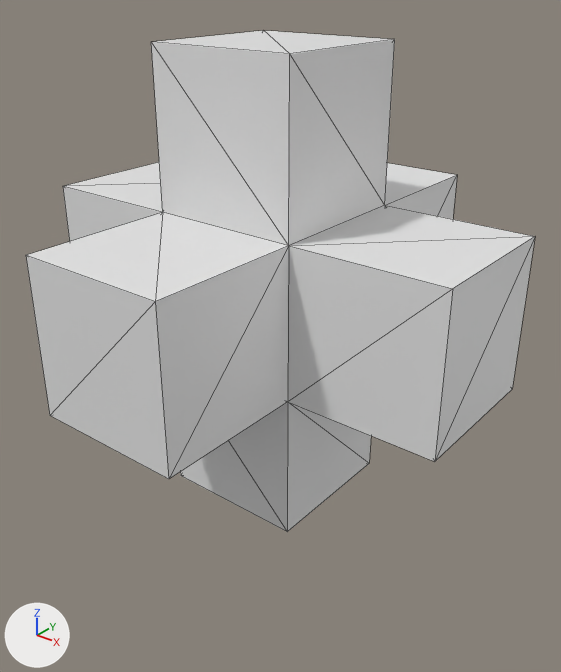
One commit to the COLLADA model src/skinning/static/static/assets/skinning/cross_cubes.dae: the scene before it, then after it.
Before and after are seen from a camera (50 mm lens) standing at (6.04, -7.44, 7.85) and looking at (0.0, 0.11, 3.17). The lights are fixed; the arrows at lower left show +X, +Y and +Z. Mesh edges are drawn as thin lines.

Before the edit, the objects in view are built like this:
```python
me_cube = bpy.data.meshes.new('Cube')
me_cube.from_pydata(...)  # 32 vertices, 60 faces; spans x -3.0..3.0, y -3.0..3.0, z -3.0..3.0
me_cube.materials.append(mat_material)  # white #e7e7e7
ob_cube = bpy.data.objects.new('Cube', me_cube)
ob_cube.location = (0.0, 0.0, 4.0)
```
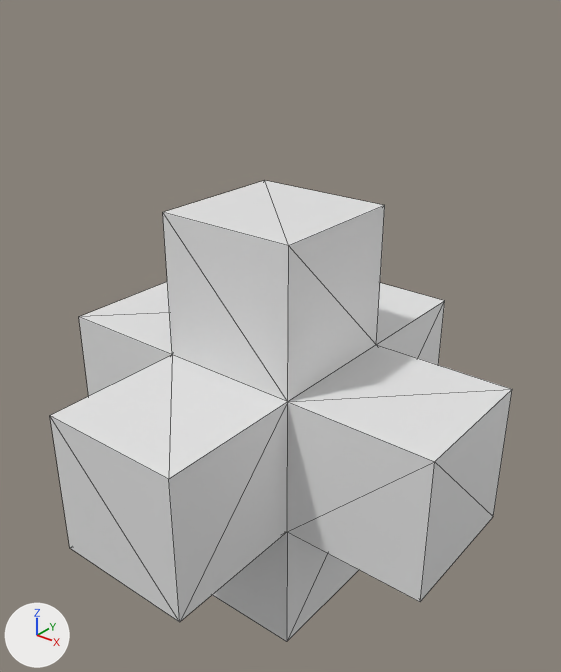
The change, as a diff of the scene's bpy script:
```diff
--- a/src/skinning/static/static/assets/skinning/cross_cubes.dae.py
+++ b/src/skinning/static/static/assets/skinning/cross_cubes.dae.py
@@ me_cube @@
 # used by ob_cube; location = (0.0, 0.0, 4.0)
-me_cube.from_pydata(...)  # 32 vertices, 60 faces; spans x -3.0..3.0, y -3.0..3.0, z -3.0..3.0
+me_cube.from_pydata(...)  # 32 vertices, 60 faces; spans x -3.0..3.0, y -3.0..3.0, z -1.0..5.0
+# me_cube part 1
+# 12 vertices are removed from x -3.0..3.0, y -3.0..3.0, z -3.0..-1.0
+# 60 faces are deleted
+# 12 new vertices lie (0.0, 0.0, 2.0) away from vertices in x -3.0..3.0, y -3.0..3.0, z 1.0..3.0
+# 60 new faces join them
 me_cube.materials.append(mat_material)
@@ ob_cube @@
 ob_cube = bpy.data.objects.new('Cube', me_cube)
-ob_cube.location = (0.0, 0.0, 4.0)
+ob_cube.location = (0.0, 0.0, 0.0)
```

Changed parts and their boxes [x1, y1, x2, y2] in the pictures (561 x 672 px):
'Cube', reshaped, moved (9% narrower, 8% shorter)
    before: [26, 31, 535, 532]
    after: [50, 181, 512, 642]
